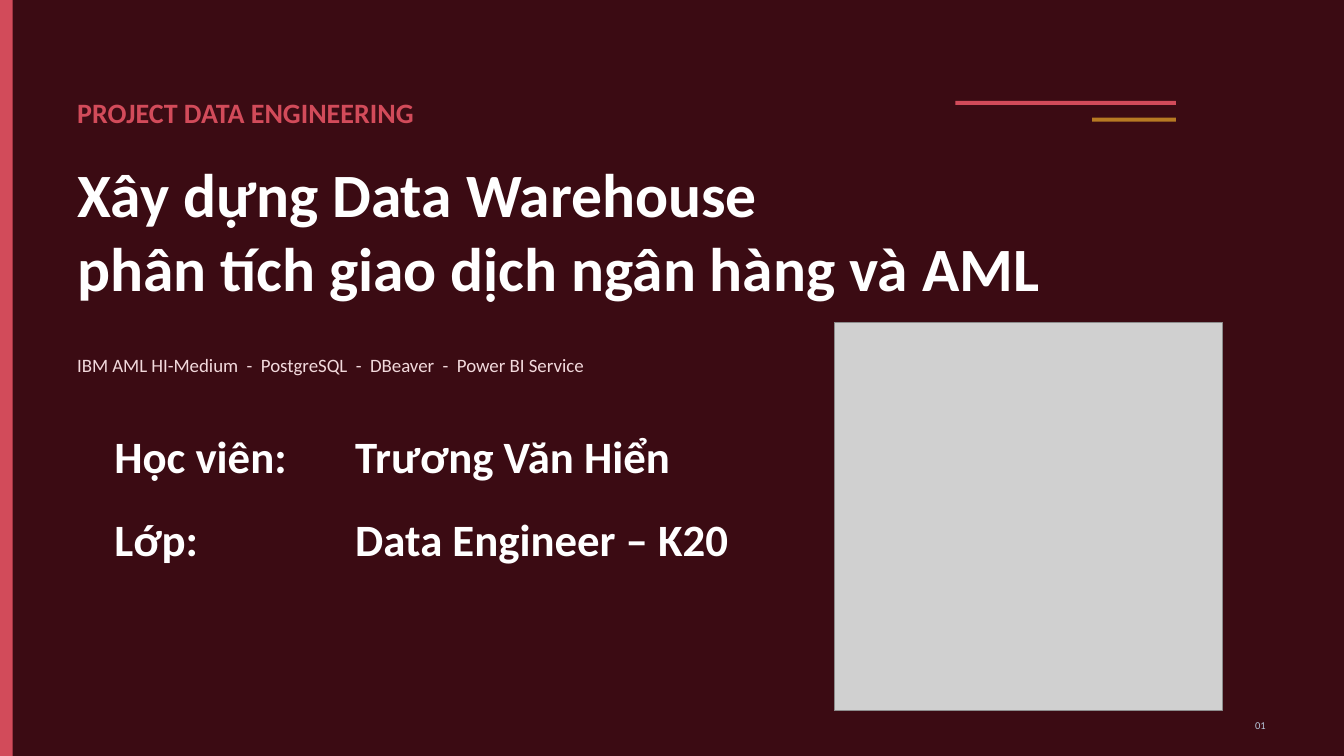
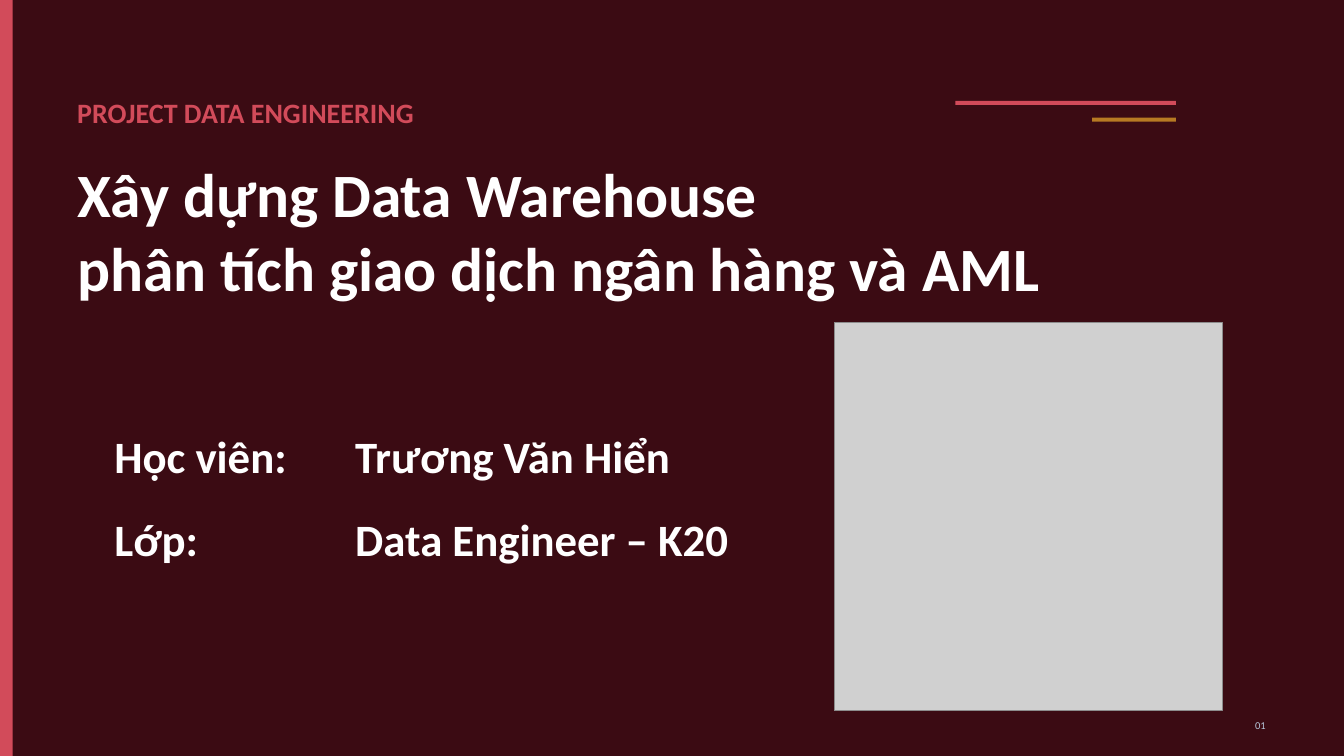
Before and after one commit to TruongVanHien194276/IBM-Transactions, a slide deck: slide 1 of IBM Data Warehouse Module 2/Presentation/DWH_IBM_slide.pptx. Drawn at 1344x756 pixels with LibreOffice and Linux fonts; fonts in the diff are those of the drawing; grey boxes stand for pictures. Boxes give left, top, right and bottom in pixels: in the first picture for what was removed or moved away, otherwise in the second. Text is boxed around its words. In the diff, an @@ line names an element or a change of style, - is before the commit and + after.

```diff
--- a/IBM Data Warehouse Module 2/Presentation/DWH_IBM_slide.pptx
+++ b/IBM Data Warehouse Module 2/Presentation/DWH_IBM_slide.pptx
@@ text removed at (x1=77, y1=359, x2=584, y2=376) @@
-IBM AML HI-Medium - PostgreSQL - DBeaver - Power BI Service
```
Also in this commit, not shown: 3 other files.
